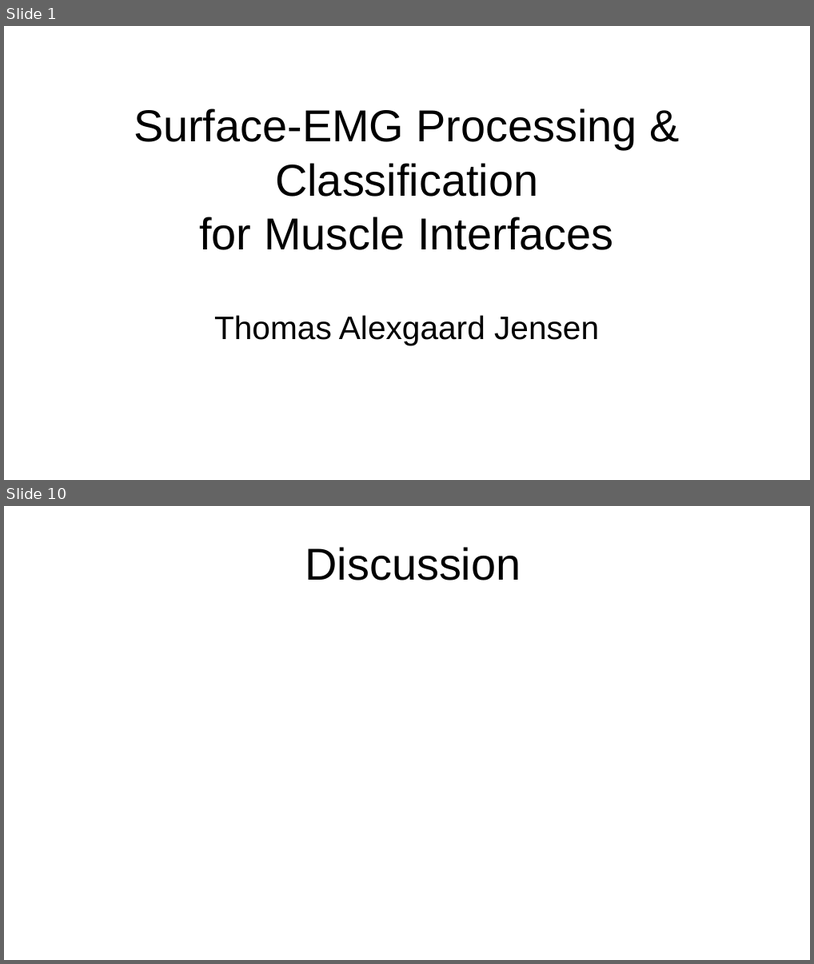
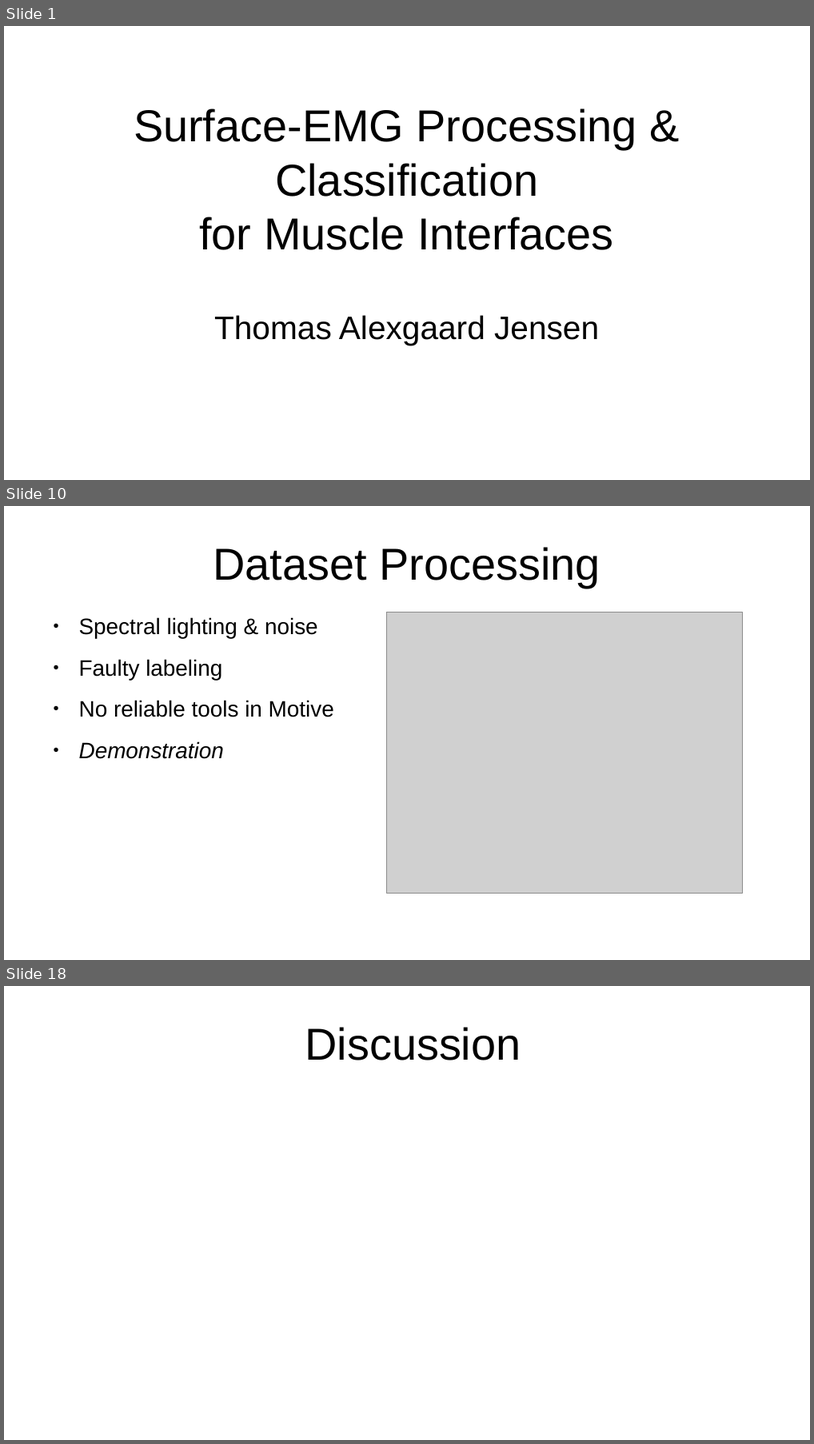
Before and after one commit to thom9258/masters-thesis, a slide deck: presentation/Presentation.odp. Shown one above the other, each under a label of ours: slides 1 and 10 before the commit, slides 1, 10 and 18 after it; the slides between them are not shown. The pictures are 814x964 and 814x1444 pixels, drawn with LibreOffice and Linux fonts; fonts in the diff are those of the drawing; grey boxes stand for pictures. Boxes give left, top, right and bottom in pixels: in the first picture for what was removed or moved away, otherwise in the second. Text is boxed around its words. In the diff, an @@ line names an element or a change of style, - is before the commit and + after.

```diff
--- a/presentation/Presentation.odp
+++ b/presentation/Presentation.odp
@@ slide 10 added at box(4, 506, 810, 960), background #FFFFFF @@
@@ title added at box(213, 547, 600, 588), 44 pt, text #000000 @@
+Dataset Processing
@@ text added at box(79, 617, 334, 759), 22 pt, text #000000 @@
+● Spectral lighting & noise
+● Faulty labeling
+● No reliable tools in Motive
+● Demonstration
@@ picture added at box(386, 612, 743, 893) @@
@@ what was slide 10 is now slide 18 @@
```
Also in this commit, not shown: 1 slide changed, 14 other slides added, 7 slides removed.
